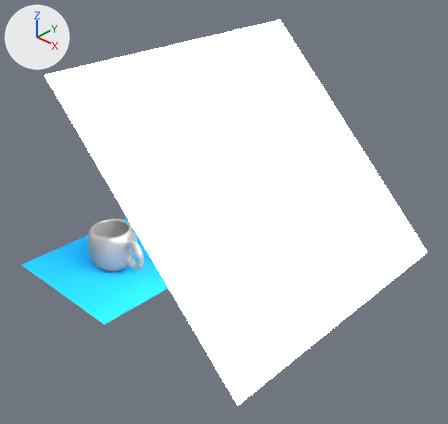
The Blender file Cup.blend, before and after one commit.
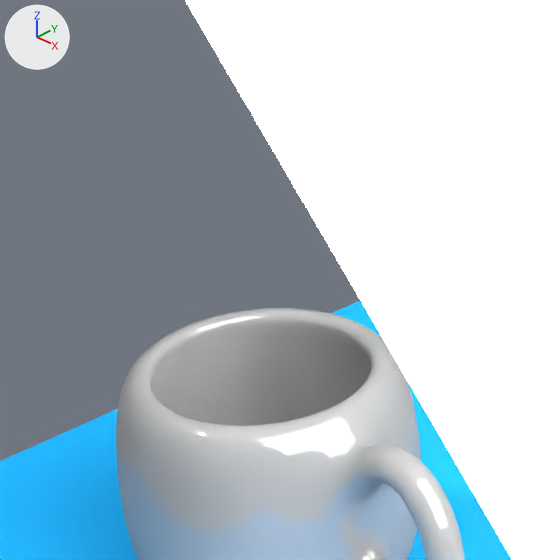
Each version is shown whole from a 50 mm camera at (19.27, -13.45, 14.06) aimed at (5.74, 0.85, 3.41), then close up on the part from 15% to 36% of the width and 40% to 61% of the height. Lighting does not change. The marker at upper left points along +X, +Y and +Z.
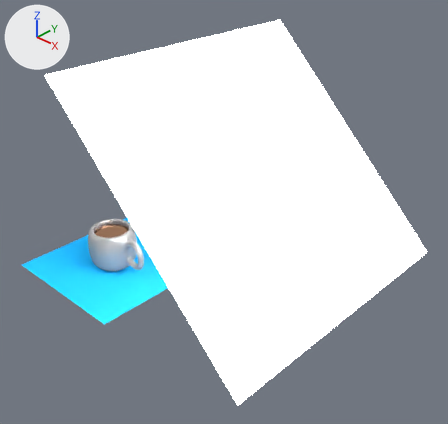
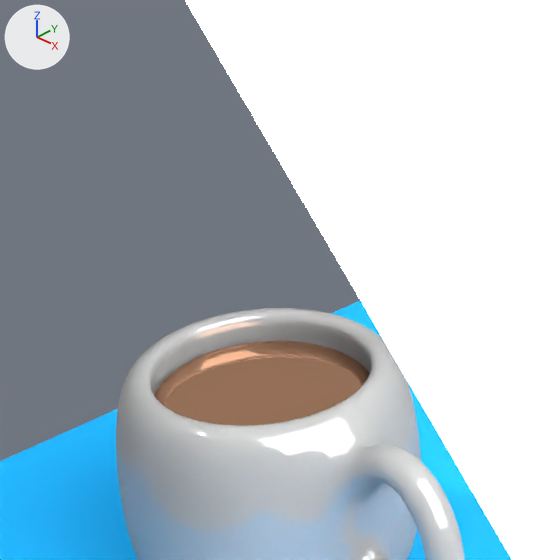
Boxes [x1, y1, x2, y2] around the edits, measured in the close-ups (560 x 560 px):
'Liquid', added: after [154, 341, 370, 426]

What changed in the scene script:
```text
Add mat_liquid:
    mat_liquid = bpy.data.materials.new('Liquid')
    mat_liquid.use_nodes = True; mat_liquid.node_tree.nodes.clear()
    _N = mat_liquid.node_tree.nodes; _L = mat_liquid.node_tree.links
    n0 = _N.new('ShaderNodeOutputMaterial'); n0.name = 'Material Output'
    n1 = _N.new('ShaderNodeBsdfGlass'); n1.name = 'Glass BSDF'
    n1.distribution = 'BECKMANN'
    n1.inputs[0].default_value = (0.761, 0.402, 0.242, 1.0)  # 'Color', beige #e2aa87
    n1.inputs[2].default_value = 1.45  # 'IOR'
    _L.new(n1.outputs[0], n0.inputs[0])  # 'BSDF' to 'Surface'
Add me_cunurbspath_001:
    me_cunurbspath_001.from_pydata(...)  # 225 vertices, 225 faces; spans x -3.75..-2.06, y -0.84..0.84, z -0.77..0.6
    me_cunurbspath_001.polygons.foreach_set('use_smooth', [True] * 225)
    me_cunurbspath_001.materials.append(mat_liquid)
Add ob_liquid:
    ob_liquid = bpy.data.objects.new('Liquid', me_cunurbspath_001)
    ob_liquid.location = (2.798, 0.0, -0.004)
    _m = ob_liquid.modifiers.new('Subsurf', 'SUBSURF')
    _m.levels = 3
    _m.render_levels = 3
```
